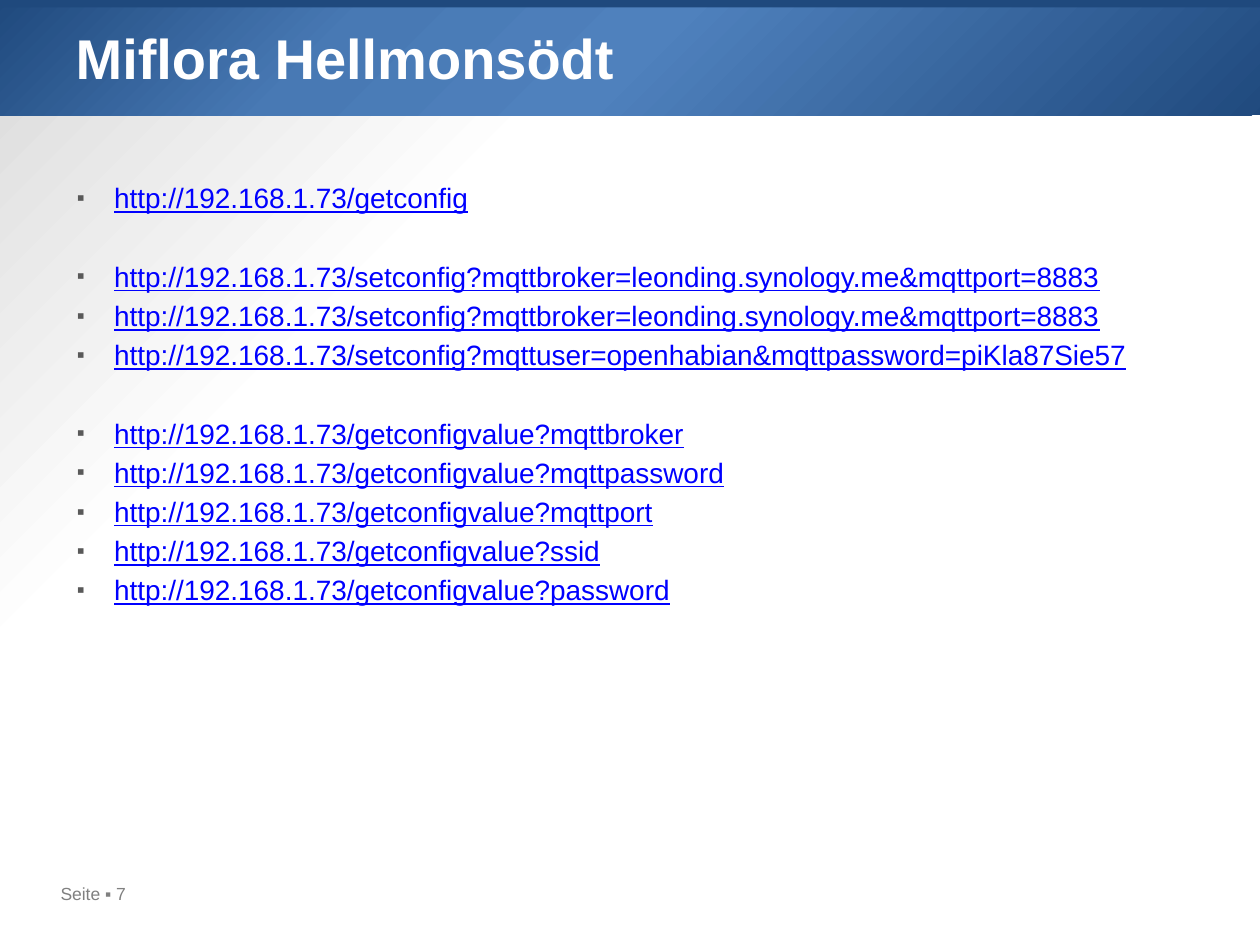
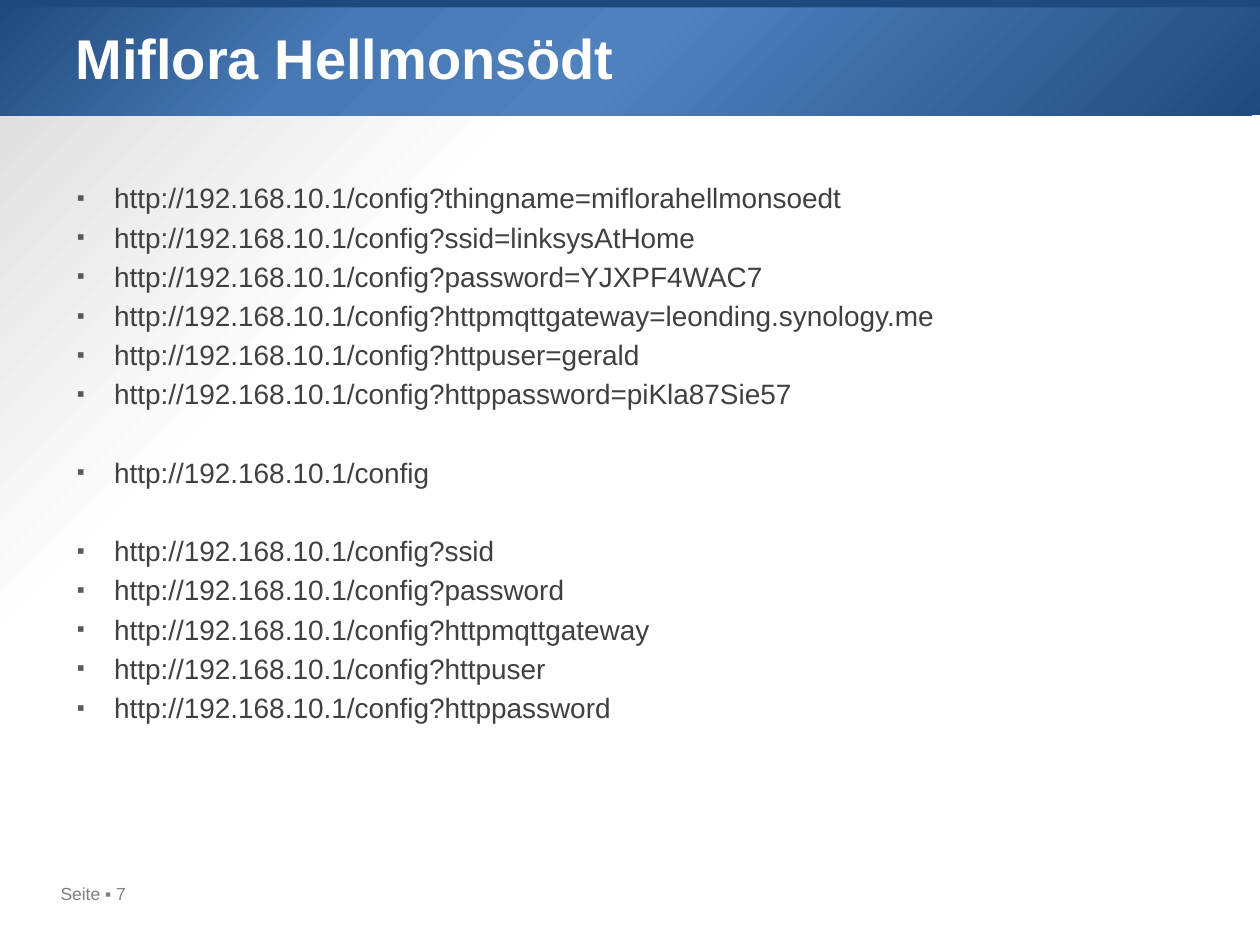
Before and after one commit to gkoe/myiot21, a slide deck: slide 7 of 001_Things.pptx. Drawn at 1260x945 pixels with LibreOffice and Linux fonts; fonts in the diff are those of the drawing. Boxes give left, top, right and bottom in pixels: in the first picture for what was removed or moved away, otherwise in the second. Text is boxed around its words. In the diff, an @@ line names an element or a change of style, - is before the commit and + after.

Commit message:
config url simplified

```diff
--- a/001_Things.pptx
+++ b/001_Things.pptx
@@ text at bbox=[114, 187, 933, 723]: text changed; text colour #0000FF to #404040 @@
-▪ http://192.168.1.73/getconfig
-▪ http://192.168.1.73/setconfig?mqttbroker=leonding.synology.me&mqttport=8883
-▪ http://192.168.1.73/setconfig?mqttbroker=leonding.synology.me&mqttport=8883
-▪ http://192.168.1.73/setconfig?mqttuser=openhabian&mqttpassword=piKla87Sie57
-▪ http://192.168.1.73/getconfigvalue?mqttbroker
-▪ http://192.168.1.73/getconfigvalue?mqttpassword
-▪ http://192.168.1.73/getconfigvalue?mqttport
-▪ http://192.168.1.73/getconfigvalue?ssid
-▪ http://192.168.1.73/getconfigvalue?password
+▪ http://192.168.10.1/config?thingname=miflorahellmonsoedt
+▪ http://192.168.10.1/config?ssid=linksysAtHome
+▪ http://192.168.10.1/config?password=YJXPF4WAC7
+▪ http://192.168.10.1/config?httpmqttgateway=leonding.synology.me
+▪ http://192.168.10.1/config?httpuser=gerald
+▪ http://192.168.10.1/config?httppassword=piKla87Sie57
+▪ http://192.168.10.1/config
+▪ http://192.168.10.1/config?ssid
+▪ http://192.168.10.1/config?password
+▪ http://192.168.10.1/config?httpmqttgateway
+▪ http://192.168.10.1/config?httpuser
+▪ http://192.168.10.1/config?httppassword
```
Also in this commit, not shown: 39 other files.
